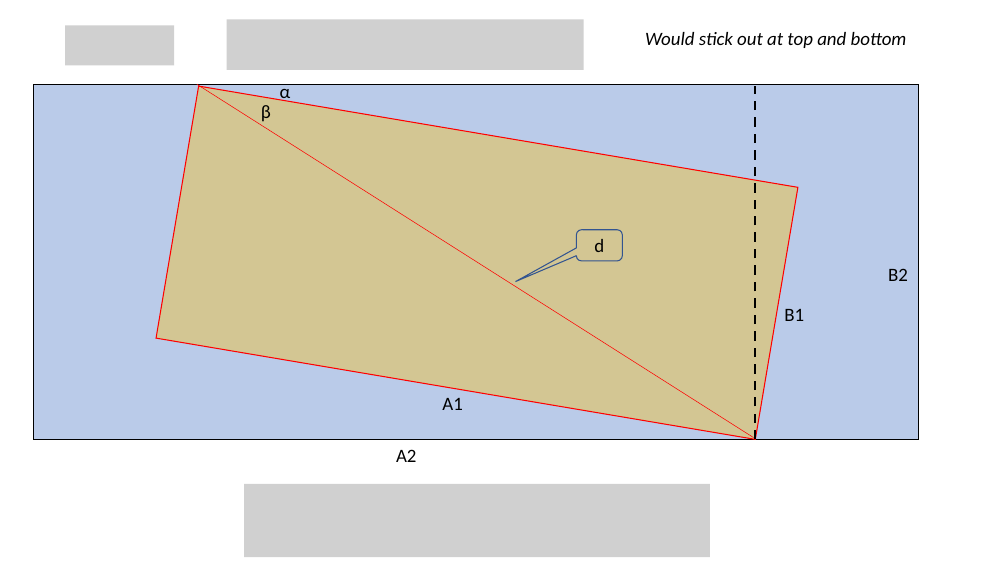
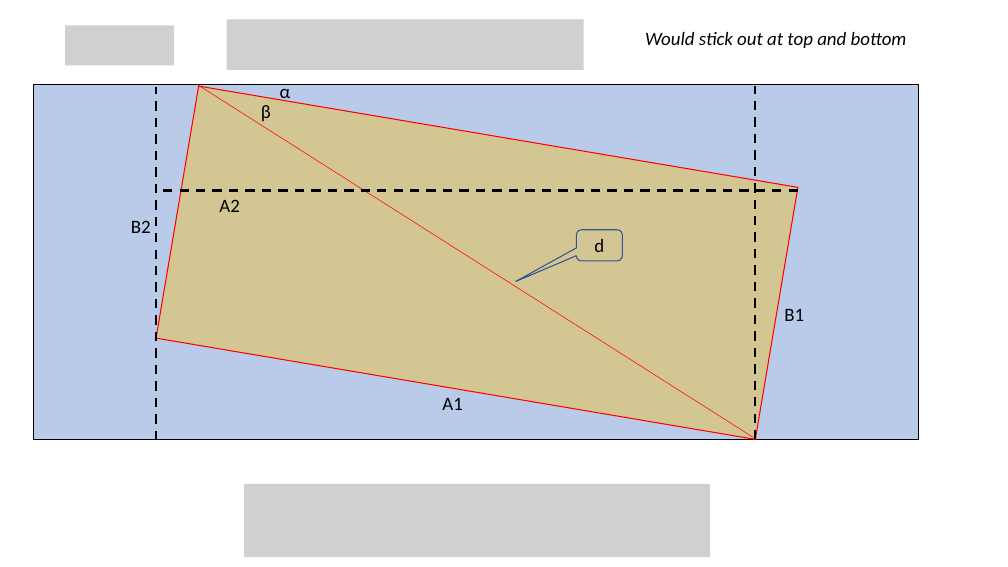
Before and after one commit to joachimneumann/Truth-O-Meter, a slide deck: slide 1 of rectangleRotation.pptx. Drawn at 1008x567 pixels with LibreOffice and Linux fonts; fonts in the diff are those of the drawing; grey boxes stand for pictures. Boxes give left, top, right and bottom in pixels: in the first picture for what was removed or moved away, otherwise in the second. Text is boxed around its words. In the diff, an @@ line names an element or a change of style, - is before the commit and + after.

```diff
--- a/rectangleRotation.pptx
+++ b/rectangleRotation.pptx
@@ line added from (156, 440) to (156, 87), #000000 2.25 pt dashed @@
@@ line added from (798, 191) to (156, 191), #000000 2.25 pt dashed @@
@@ text "A2": place and size @@
-text "A2" at [396,449,416,462]
+text "A2" at [219,199,239,212]
@@ text "B2": place and size @@
-text "B2" at [888,268,908,281]
+text "B2" at [131,220,151,233]
```
Also in this commit, not shown: 1 other slide changed, 1 slide added, 2 other files.
